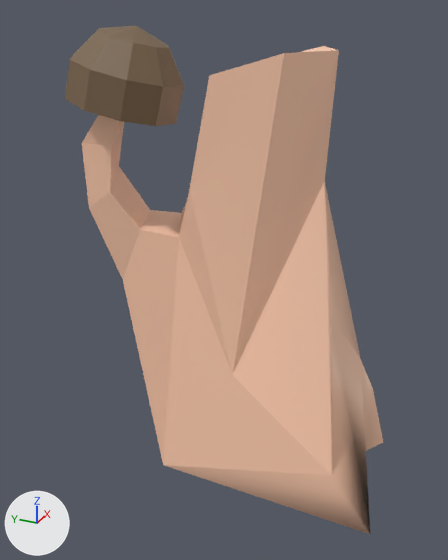
Before and after pictures for a commit that changed the FBX model Assets/Models/Races/Mushroom/Chr_LegRight_Male_00_Static.fbx.
One viewpoint serves both versions: a camera (50 mm lens) standing at (-0.553, -0.147, 0.244) and looking at (-0.024, 0.092, -0.021). Lighting does not change. The marker at lower left points along +X, +Y and +Z. Where no turn or scale is listed for an object, it has been applied to the vertices.

Script lines for the objects in view, before the commit:
```python
mat_материал_003 = principled_material('Материал.003')
mat_материал_003.texture = img_mushroomhead_png
me_меш_002 = bpy.data.meshes.new('Меш.002')
me_меш_002.from_pydata(...)  # 78 vertices, 89 faces; spans x -0.12..0.037, y -0.083..0.25, z -0.227..0.233
me_меш_002.materials.append(mat_материал_003)  # picture img_mushroomhead_png
ob_null_chr_legright_male_00_static = bpy.data.objects.new('Null_Chr_LegRight_Male_00_Static', me_меш_002)
ob_null_chr_legright_male_00_static.location = (0.025, -0.008, -0.013)
```
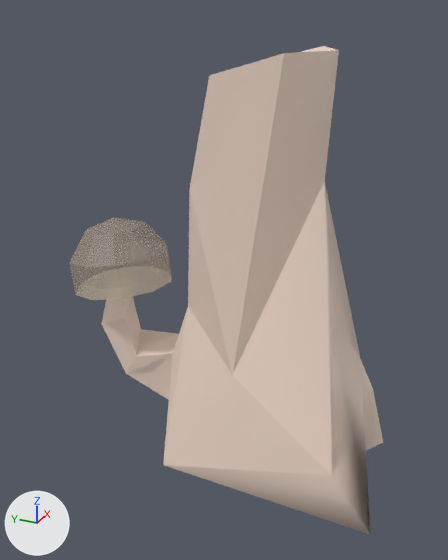
Boxes [x1, y1, x2, y2] around the edits, measured in the pictures (448 x 560 px; the box of a moved part takes in the faces that stretch with it):
```json
{"object": "Null_Chr_LegRight_Male_00_Static", "change": "surface changed, reshaped", "before": [65, 25, 383, 535], "after": [76, 46, 383, 535], "on screen": "beige to grey"}
{"part": 1, "of": "me_меш_002", "change": "moved or reshaped", "before": [65, 25, 184, 126], "after": [76, 266, 171, 300]}
{"part": 2, "of": "me_меш_002", "change": "moved or reshaped", "before": [82, 115, 232, 465], "after": [102, 189, 232, 465]}
```

Scene script edits in JSON lines:
```json
{"op": "set", "path": "img_mushroomhead_png", "old": "load_image('MushroomHead.png', '../../../Textures/MushroomHead.png', 1024, 1024, 'sRGB')", "new": "load_image('MushroomHead.png', '../../../Textures/MushroomHead.png', 1024, 1024, 'Non-Color')"}
{"op": "add", "block": "mat_материал_003", "code": "n3 = _N.new('ShaderNodeTexImage'); n3.name = 'Image Texture.001'"}
{"op": "add", "block": "mat_материал_003", "code": "n3.image = img_mushroomhead_png"}
{"block": "mat_материал_003", "where": "n0 = _N.new('ShaderNodeBsdfPrincipled'); n0.name = 'Principled BSDF'"}
{"op": "add", "block": "mat_материал_003", "code": "_L.new(n3.outputs[0], n0.inputs[4])  # 'Color' to 'Alpha'"}
{"block": "me_меш_002", "where": "me_меш_002.from_pydata(...)  # 78 vertices, 89 faces; spans x -0.12..0.037, y -0.083..0.25, z -0.227..0.233"}
{"block": "me_меш_002", "where": "# used by ob_null_chr_legright_male_00_static; location = (0.025, -0.008, -0.013)"}
{"block": "me_меш_002", "change": "me_меш_002 part 1: the loose piece of 41 vertices spanning x -0.12..-0.01, y 0.139..0.25, z 0.147..0.233 is turned -22.6 degrees about the x axis through its middle, then moved by (0.009, 0.029, -0.192)"}
{"block": "me_меш_002", "change": "me_меш_002 part 2"}
{"op": "set", "path": "me_меш_002.vertices[14].co", "old": "(-0.069, 0.14, 0.039)", "new": "(-0.061, 0.136, -0.04)", "note": "pixel (178, 237) -> pixel (188, 305)"}
{"op": "set", "path": "me_меш_002.vertices[18].co", "old": "(0.0, 0.174, 0.039)", "new": "(0.008, 0.154, -0.04)", "note": "pixel (181, 212) -> not seen"}
{"op": "set", "path": "me_меш_002.vertices[30].co", "old": "(-0.086, 0.199, -0.011)", "new": "(-0.077, 0.149, -0.156)", "note": "pixel (122, 279) -> not seen"}
{"op": "set", "path": "me_меш_002.vertices[31].co", "old": "(-0.082, 0.236, 0.061)", "new": "(-0.073, 0.213, -0.137)", "note": "pixel (88, 207) -> pixel (125, 373)"}
{"op": "set", "path": "me_меш_002.vertices[32].co", "old": "(-0.02, 0.201, 0.045)", "new": "(-0.021, 0.169, -0.102)", "note": "pixel (150, 210) -> pixel (179, 333)"}
{"op": "set", "path": "me_меш_002.vertices[33].co", "old": "(-0.043, 0.223, 0.097)", "new": "(-0.034, 0.214, -0.099)", "note": "pixel (118, 165) -> pixel (140, 329)"}
{"op": "set", "path": "me_меш_002.vertices[34].co", "old": "(-0.049, 0.209, 0.14)", "new": "(-0.04, 0.218, -0.054)", "note": "pixel (123, 125) -> pixel (132, 295)"}
{"op": "set", "path": "me_меш_002.vertices[35].co", "old": "(-0.093, 0.229, 0.129)", "new": "(-0.084, 0.233, -0.072)", "note": "pixel (81, 143) -> pixel (101, 324)"}
{"op": "set", "path": "me_меш_002.vertices[36].co", "old": "(-0.081, 0.177, 0.046)", "new": "(-0.072, 0.151, -0.095)", "note": "pixel (140, 229) -> pixel (172, 353)"}
{"op": "set", "path": "me_меш_002.vertices[37].co", "old": "(-0.094, 0.2, 0.085)", "new": "(-0.085, 0.189, -0.101)", "note": "pixel (110, 191) -> pixel (136, 356)"}
{"op": "set", "path": "me_меш_002.vertices[38].co", "old": "(-0.086, 0.201, 0.128)", "new": "(-0.077, 0.206, -0.062)", "note": "pixel (111, 145) -> pixel (125, 317)"}
{"op": "set", "path": "me_меш_002.vertices[43].co", "old": "(-0.084, 0.202, 0.171)", "new": "(-0.075, 0.223, -0.022)", "note": "not seen -> pixel (109, 281)"}
{"op": "set", "path": "me_меш_002.vertices[44].co", "old": "(-0.046, 0.2, 0.168)", "new": "(-0.037, 0.221, -0.025)", "note": "not seen -> pixel (130, 271)"}
{"op": "set", "path": "me_меш_002.vertices[45].co", "old": "(-0.075, 0.186, 0.167)", "new": "(-0.066, 0.207, -0.02)", "note": "not seen -> pixel (127, 279)"}
```
